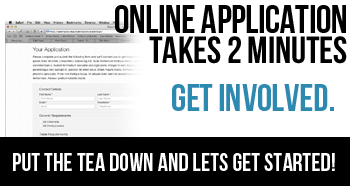
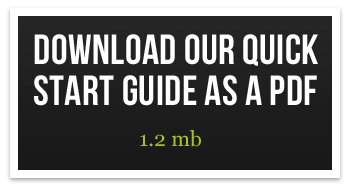
Two versions of the same layered image (w=350, h=186). Layer-by-layer changes:
added layer "1.2 mb" above "Begin your everyhome contractor application" over [140, 130, 201, 147]
added layer "Download our quick start guide as A PDF" above "Hue/Saturation 1" over [34, 34, 318, 106]
added layer "Layer 12" above "Layer 11" over [18, 16, 332, 170]
added layer "Layer 11" above "Layer 10" over [18, 16, 332, 170]
added layer "Layer 10" above "Layer 9" over [18, 16, 332, 170]
added layer "Layer 9" above "Layer 8" over [10, 8, 340, 178]
added layer "Layer 8" above "Put the tea down and lets get started!" over [0, 5, 350, 186]
